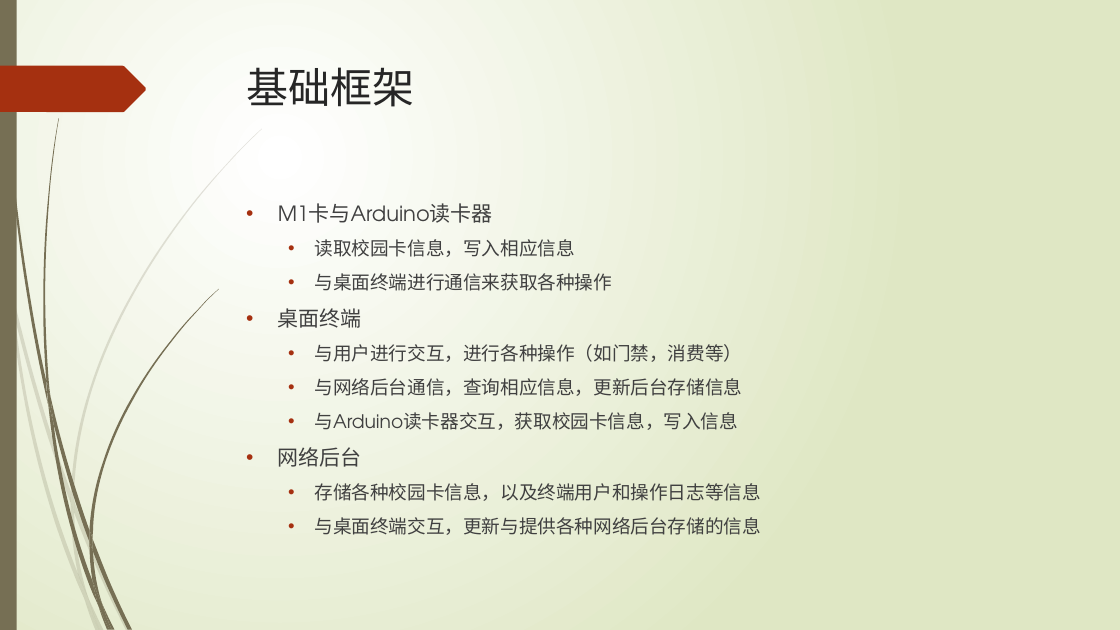
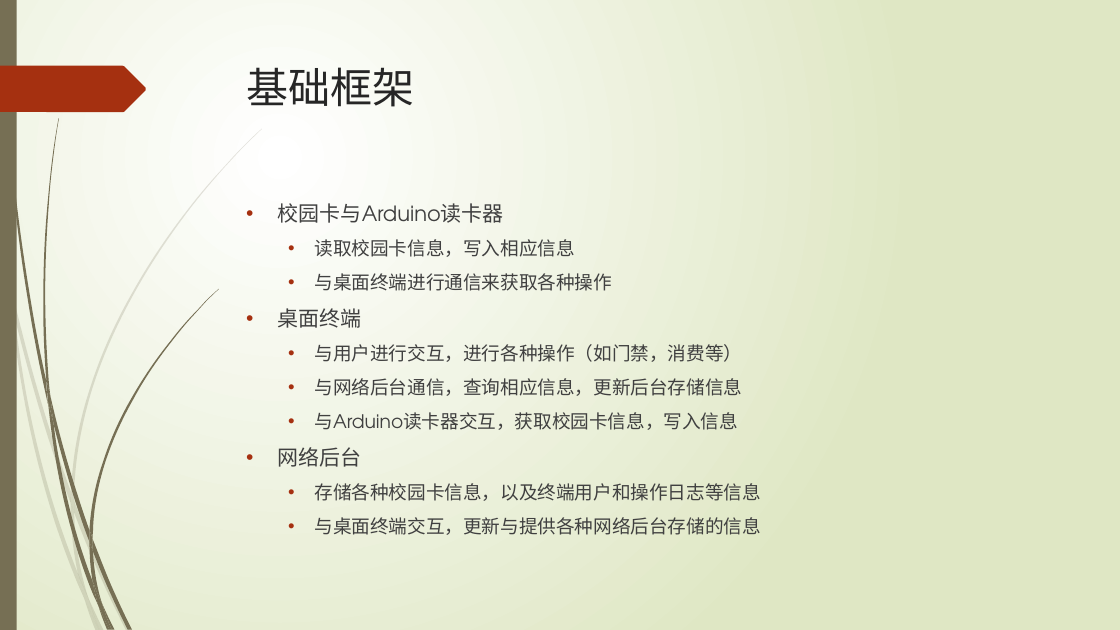
Before and after one commit to lizeyan/Card, a slide deck: slide 3 of pre.pptx. Drawn at 1120x630 pixels with LibreOffice and Linux fonts; fonts in the diff are those of the drawing. Boxes give left, top, right and bottom in pixels: in the first picture for what was removed or moved away, otherwise in the second. Text is boxed around its words. In the diff, an @@ line names an element or a change of style, - is before the commit and + after.

```diff
--- a/pre.pptx
+++ b/pre.pptx
@@ text at bbox=[278, 203, 504, 223]: text changed @@
-• M1卡与Arduino读卡器
+• 校园卡与Arduino读卡器
```
Also in this commit, not shown: 3 slides added, 1 slide removed, 1 other file.
